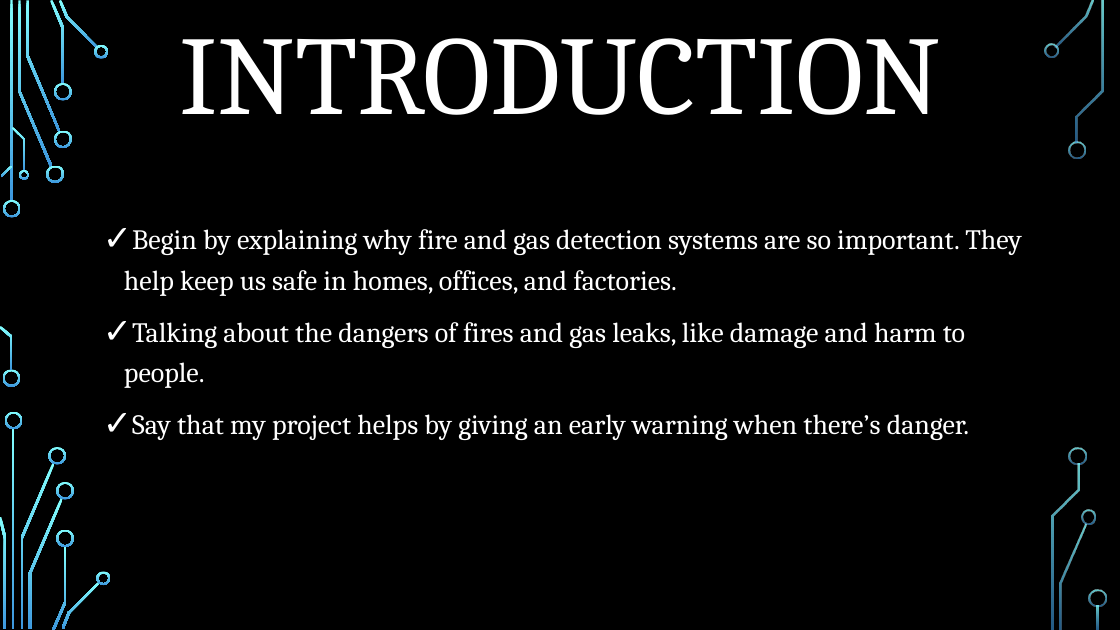
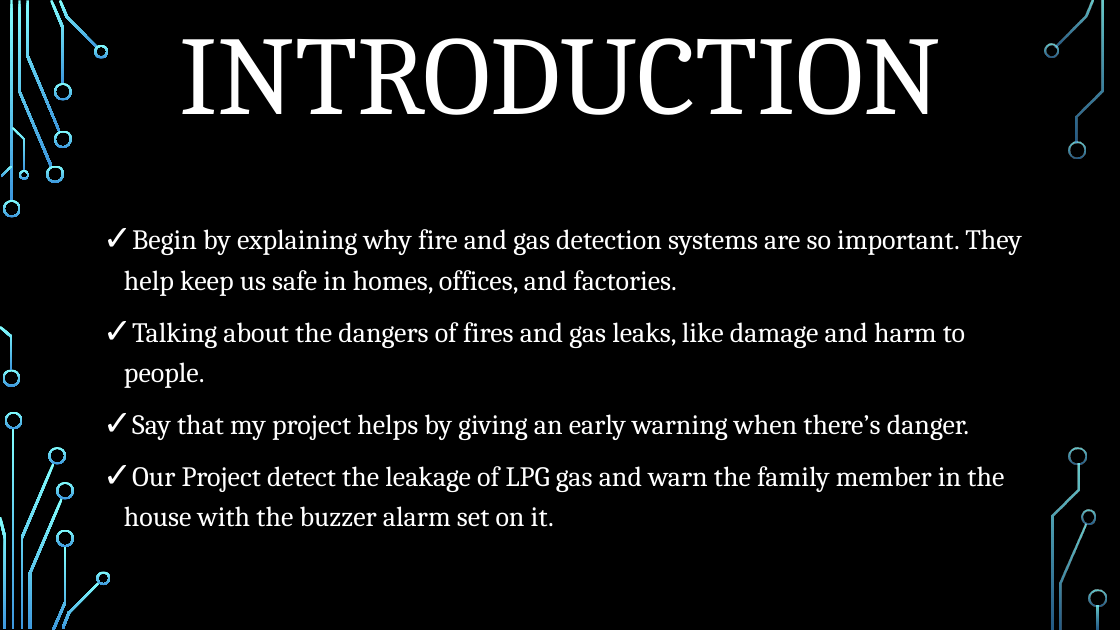
Before and after one commit to ekhlakhahmad/MCA-LPU, a slide deck: slide 2 of SEMESTER-III/ECE 661/Home Automation using Servo motor, LCD,.pptx. Drawn at 1120x630 pixels with LibreOffice and Linux fonts; fonts in the diff are those of the drawing; background and template pictures are left out. Boxes give left, top, right and bottom in pixels: in the first picture for what was removed or moved away, otherwise in the second. Text is boxed around its words. In the diff, an @@ line names an element or a change of style, - is before the commit and + after.

```diff
--- a/SEMESTER-III/ECE 661/Home Automation using Servo motor, LCD,.pptx
+++ b/SEMESTER-III/ECE 661/Home Automation using Servo motor, LCD,.pptx
@@ text at [124, 466, 1004, 527]: paragraph added @@
+✓ Our Project detect the leakage of LPG gas and warn the family member in the house with the buzzer alarm set on it.
```
Also in this commit, not shown: 1 other slide changed, 4 slides added, 28 other files.
